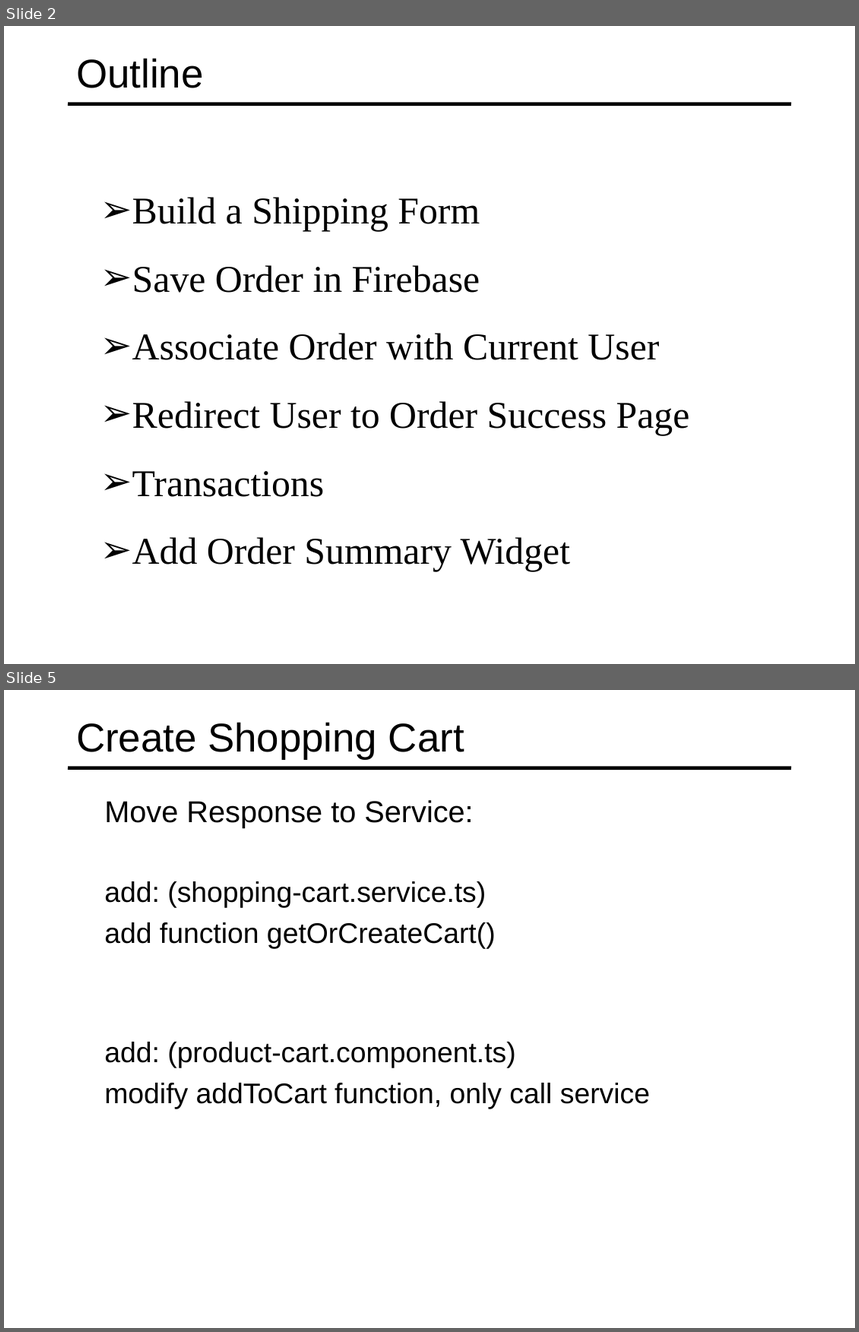
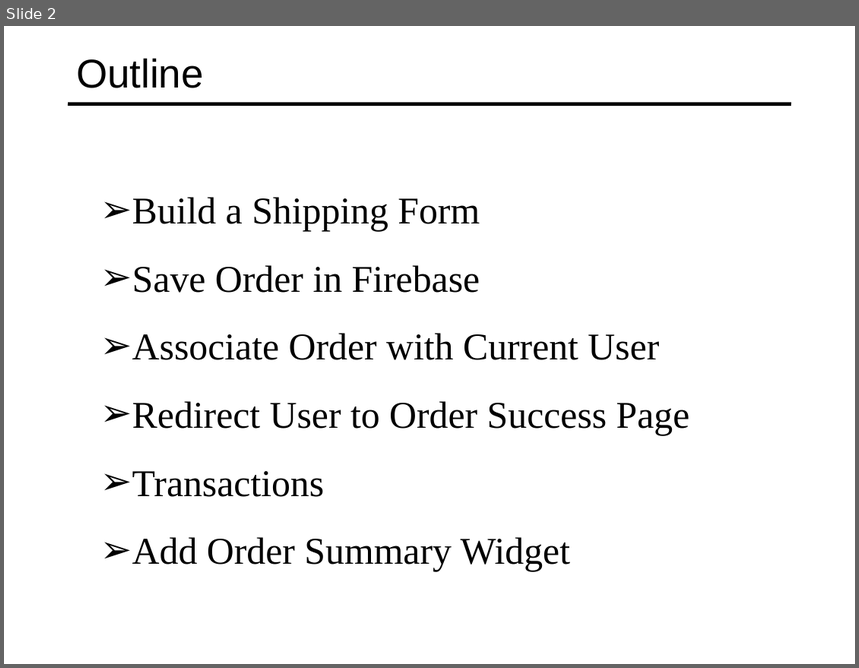
Before and after one commit to specter01wj/Jago_Link_Training, a slide deck: Angular/Angular7/Angular Advanced Course/Project/22.Project_Check Out Module/L6_Project_Check Out Module.ppt. Shown one above the other, each under a label of ours: slides 2 and 5 before the commit, slide 2 after it; the slides between them are not shown. The pictures are 859x1332 and 859x668 pixels, drawn with LibreOffice and Linux fonts; fonts in the diff are those of the drawing. Boxes give left, top, right and bottom in pixels: in the first picture for what was removed or moved away, otherwise in the second. Text is boxed around its words. In the diff, an @@ line names an element or a change of style, - is before the commit and + after.

```diff
--- a/Angular/Angular7/Angular Advanced Course/Project/22.Project_Check Out Module/L6_Project_Check Out Module.ppt
+++ b/Angular/Angular7/Angular Advanced Course/Project/22.Project_Check Out Module/L6_Project_Check Out Module.ppt
@@ slide 5 removed at (x1=4, y1=690, x2=855, y2=1328), background #FFFFFF; not listed: 1 template element that a slide beside it also shows @@
@@ title removed at (x1=76, y1=722, x2=465, y2=760) @@
-Create Shopping Cart
@@ text removed at (x1=104, y1=800, x2=473, y2=828) @@
-  Move Response to Service:
@@ text removed at (x1=104, y1=882, x2=496, y2=949) @@
-  add: (shopping-cart.service.ts)
-  add function getOrCreateCart()
@@ text removed at (x1=104, y1=1042, x2=650, y2=1110) @@
-  add: (product-cart.component.ts)
-  modify addToCart function, only call service
```
Also in this commit, not shown: 1 slide changed, 21 other slides removed, 1 other file.
